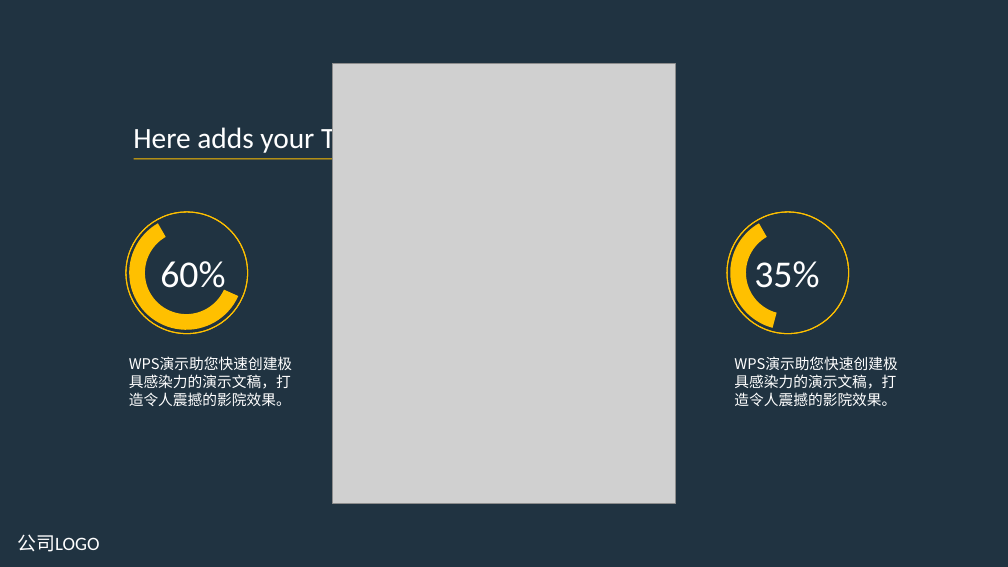
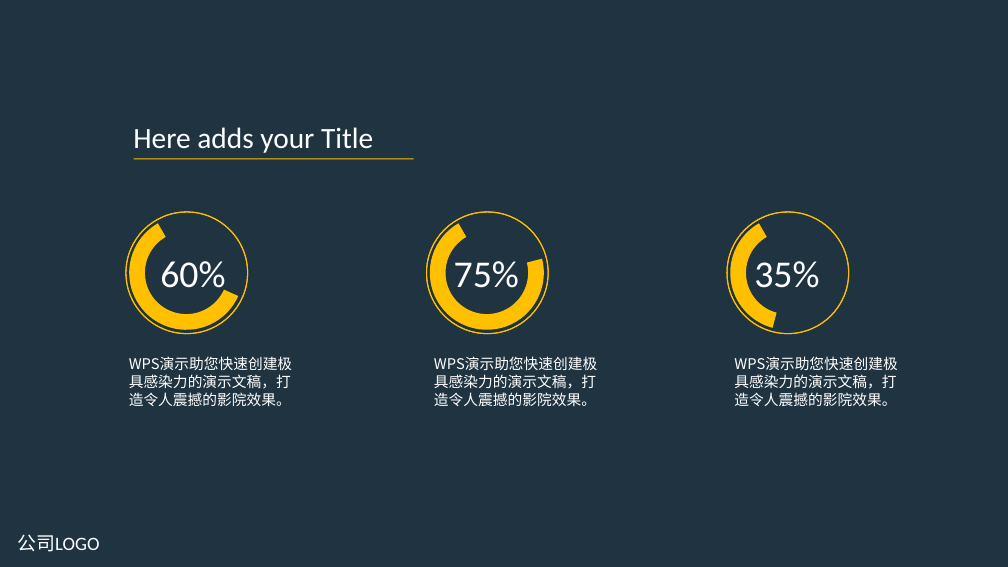
Before and after one commit to takakawa/linux, a slide deck: slide 29 of LINUX 0.00.ppt (slide 27 before the commit). Drawn at 1008x567 pixels with LibreOffice and Linux fonts; fonts in the diff are those of the drawing; grey boxes stand for pictures. Boxes give left, top, right and bottom in pixels: in the first picture for what was removed or moved away, otherwise in the second. Text is boxed around its words. In the diff, an @@ line names an element or a change of style, - is before the commit and + after.

```diff
--- a/LINUX 0.00.ppt
+++ b/LINUX 0.00.ppt
@@ picture removed at [332, 63, 675, 503] @@
@@ freeform shape added at [412, 197, 562, 348], fill #FFC000 @@
@@ freeform shape added at [426, 212, 548, 333], fill #FFC000, outline #FFC000 0.99 pt @@
@@ text added at [454, 261, 519, 288], 36 pt, text #FFFFFF @@
+75%
@@ text added at [434, 374, 596, 406], 14 pt, text #FFFFFF @@
+WPS演示助您快速创建极具感染力的演示文稿，打造令人震撼的影院效果。
```
Also in this commit, not shown: 1 other slide changed, 3 slides added, 1 slide removed, 17 other files.
